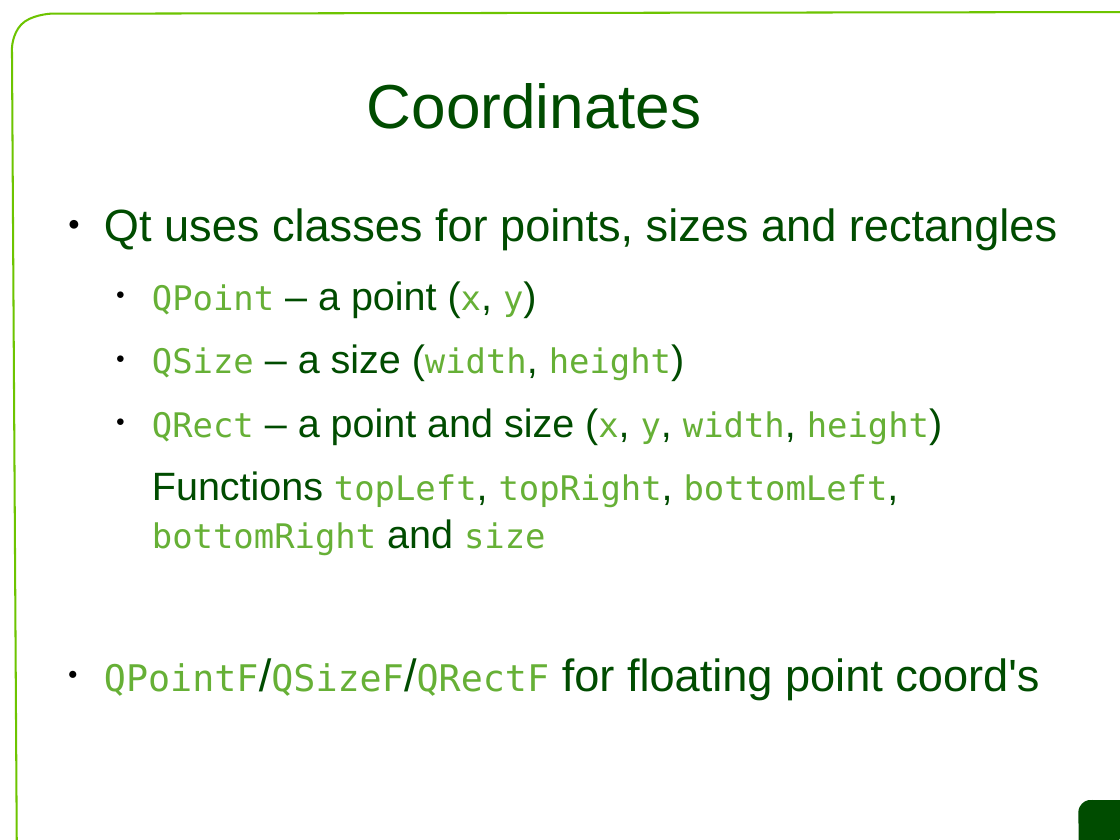
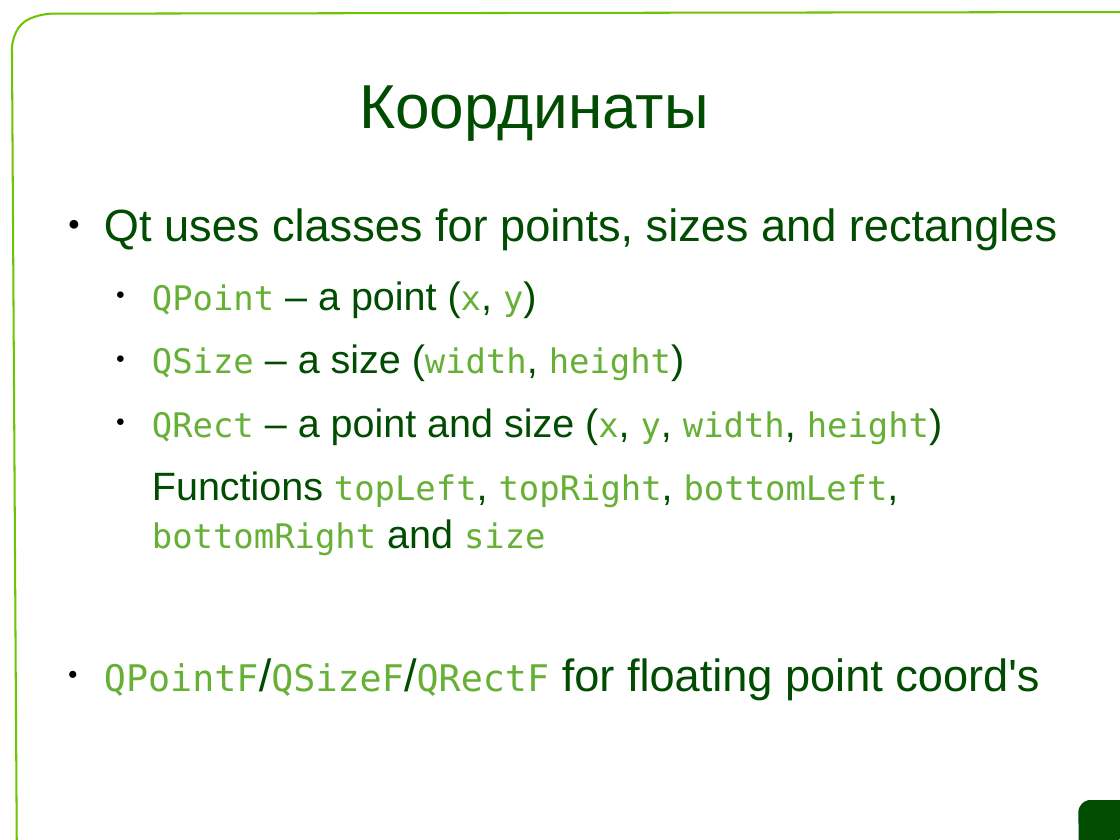
Before and after one commit to saa/qecm, a slide deck: slide 19 of L5/L5 Slides.odp. Drawn at 1120x840 pixels with LibreOffice and Linux fonts; fonts in the diff are those of the drawing; background and template pictures are left out. Boxes give left, top, right and bottom in pixels: in the first picture for what was removed or moved away, otherwise in the second. Text is boxed around its words. In the diff, an @@ line names an element or a change of style, - is before the commit and + after.

```diff
--- a/L5/L5 Slides.odp
+++ b/L5/L5 Slides.odp
@@ title at (359, 85, 709, 139): text changed @@
-Coordinates
+Координаты
```
Also in this commit, not shown: 4 other slides changed, 3 slides added, 3 slides removed, 1 other file.
